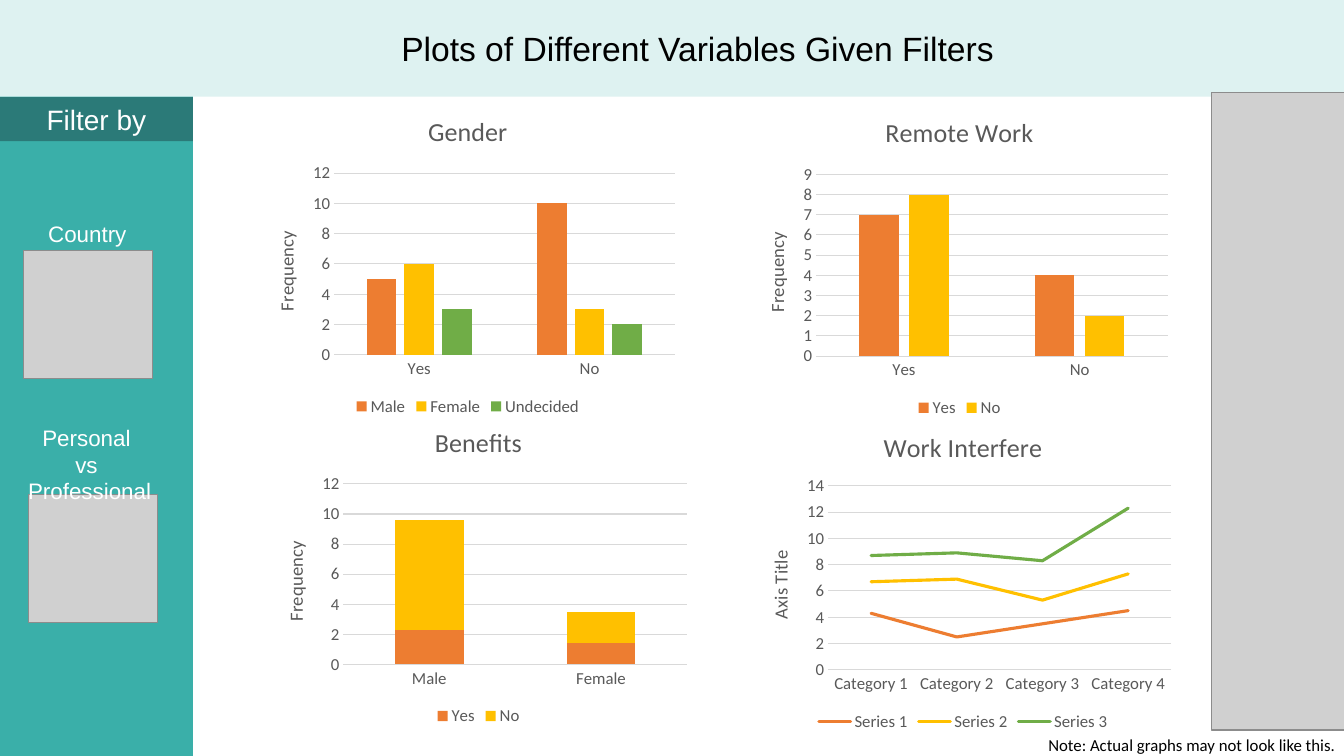
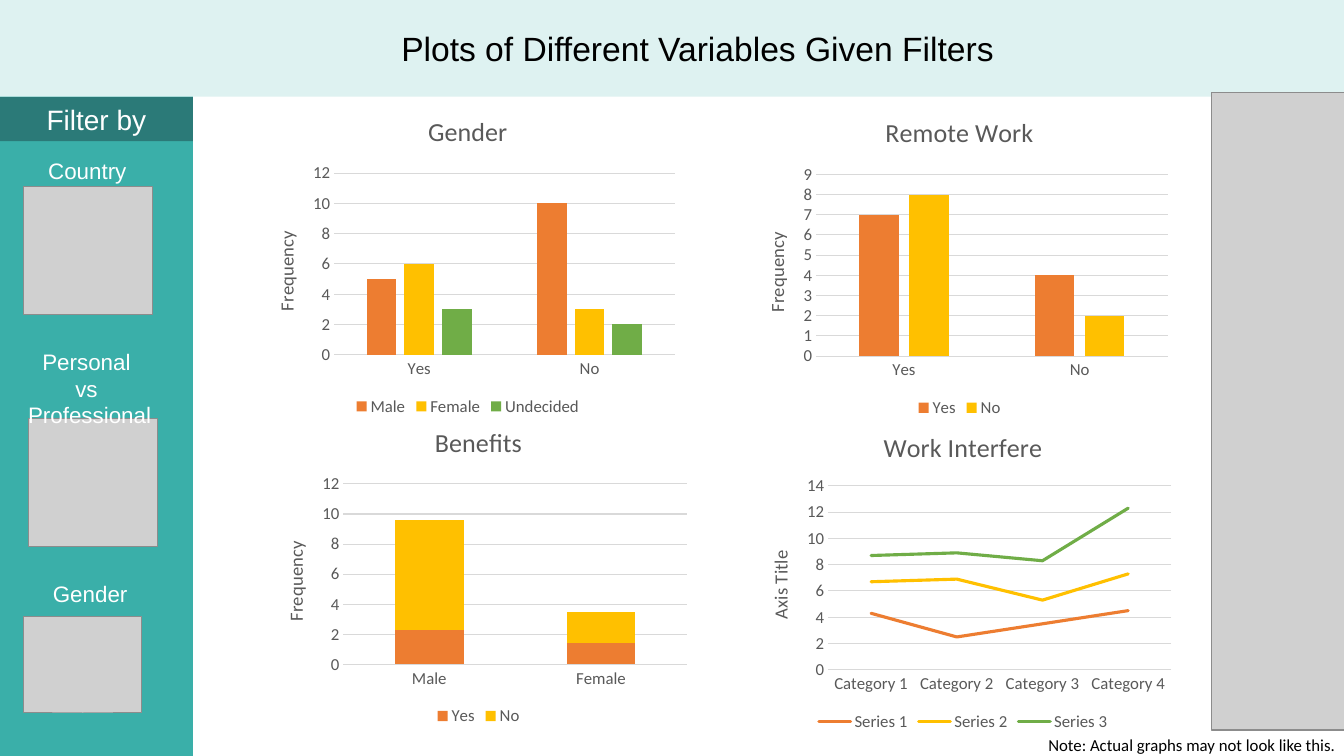
Before and after one commit to tungpatrick/ellognea-ptung-mental-health, a slide deck: slide 2 of Draft_Sketch.pptx. Drawn at 1344x756 pixels with LibreOffice and Linux fonts; fonts in the diff are those of the drawing; grey boxes stand for pictures. Boxes give left, top, right and bottom in pixels: in the first picture for what was removed or moved away, otherwise in the second. Text is boxed around its words. In the diff, an @@ line names an element or a change of style, - is before the commit and + after.

```diff
--- a/Draft_Sketch.pptx
+++ b/Draft_Sketch.pptx
@@ text "Country": place and size @@
-text "Country" at [48, 226, 126, 247]
+text "Country" at [48, 163, 126, 184]
@@ picture: place and size @@
-picture at [24, 250, 152, 378]
+picture at [24, 187, 152, 315]
@@ text "Personal vs Professional": place and size @@
-text "Personal vs Professional" at [28, 429, 151, 505]
+text "Personal vs Professional" at [28, 353, 151, 429]
@@ picture: place and size @@
-picture at [29, 495, 157, 623]
+picture at [29, 418, 157, 546]
@@ text added at [53, 585, 127, 602], 16 pt, text #FFFFFF @@
+Gender
@@ picture added at [24, 616, 142, 713] @@
```
Also in this commit, not shown: 1 other slide changed, 3 other files.
